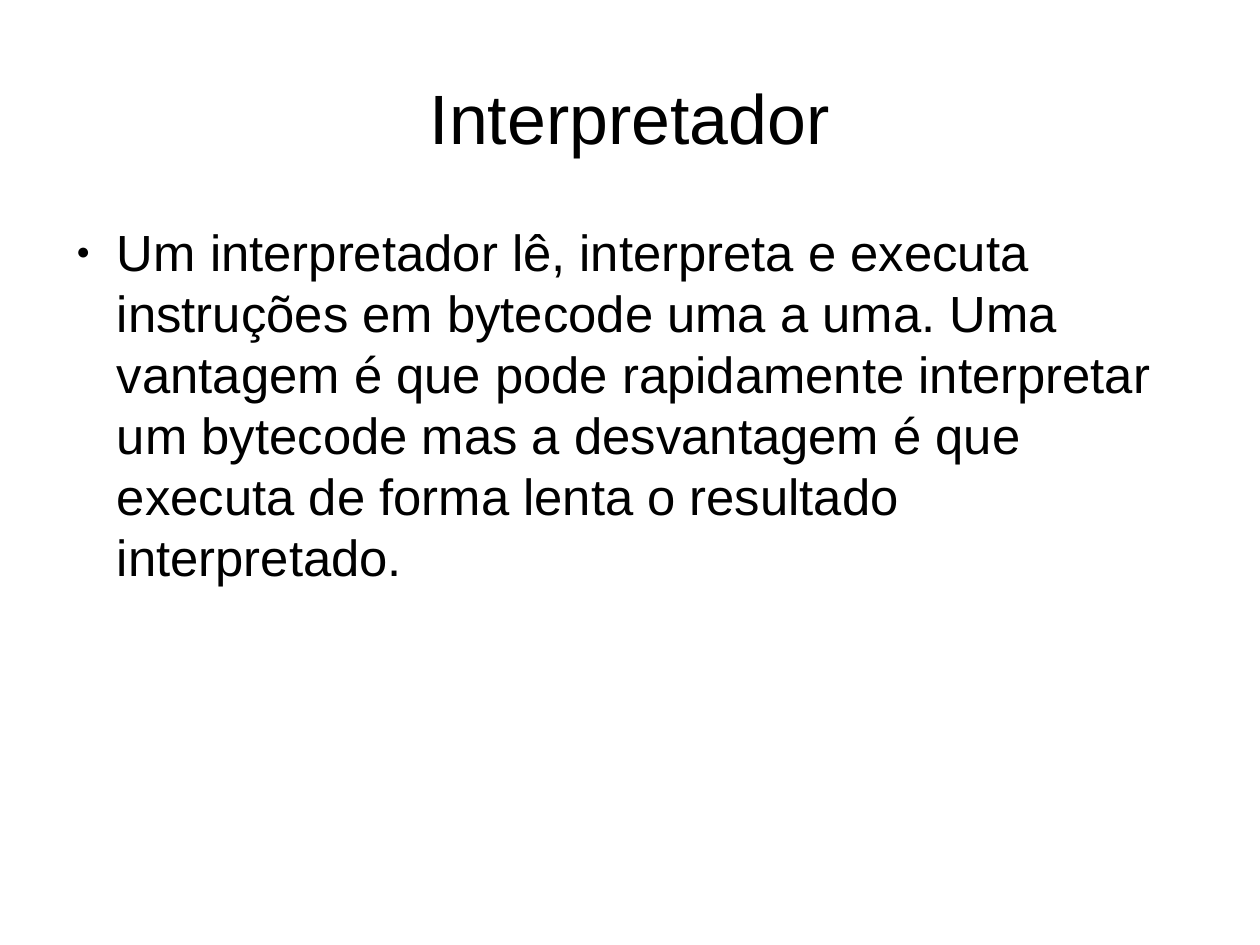
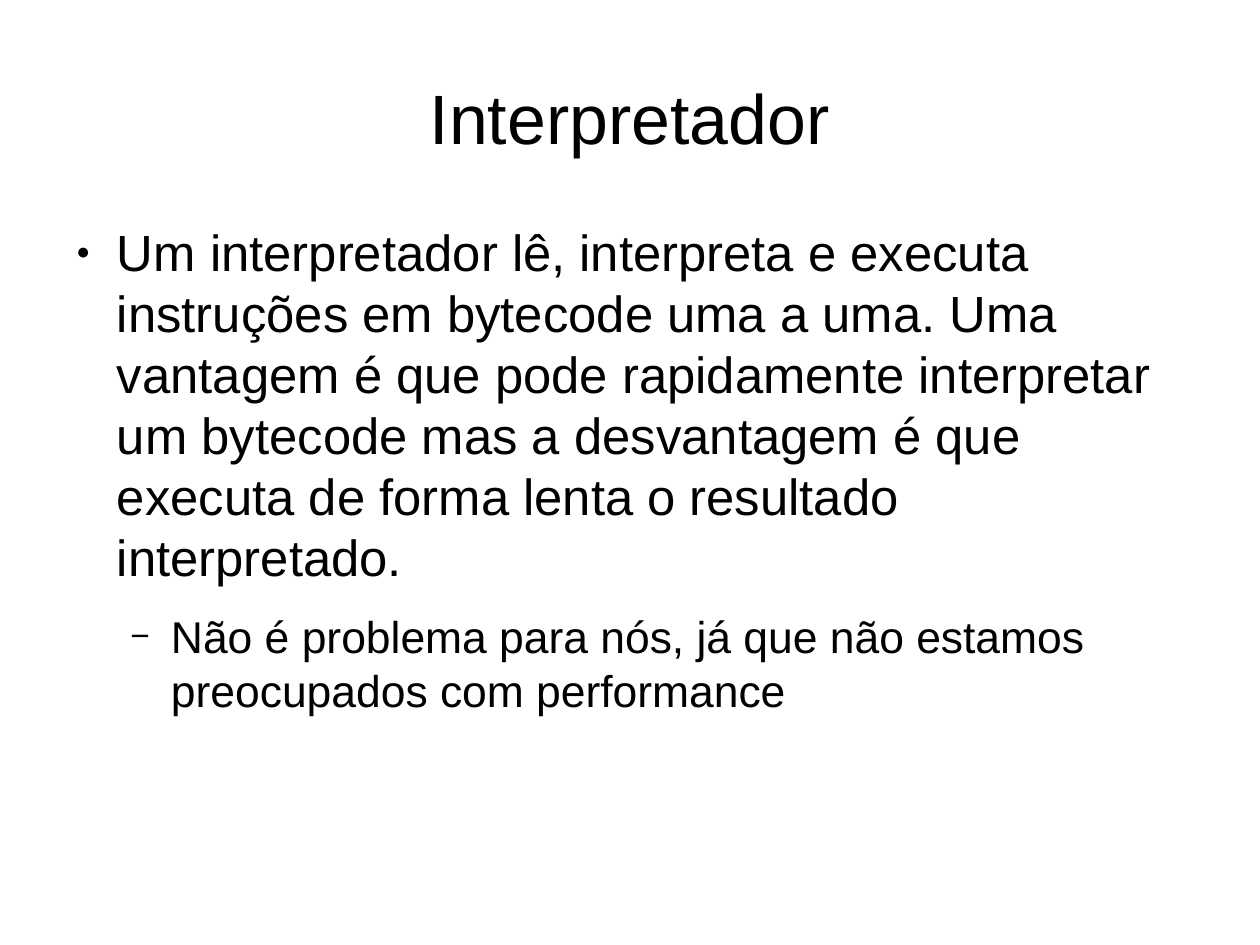
Before and after one commit to gabrielmm1234/jvm-sb, a slide deck: slide 21 of projetoLogico/apresentacao.odp. Drawn at 1260x945 pixels with LibreOffice and Linux fonts; fonts in the diff are those of the drawing. Boxes give left, top, right and bottom in pixels: in the first picture for what was removed or moved away, otherwise in the second. Text is boxed around its words. In the diff, an @@ line names an element or a change of style, - is before the commit and + after.

```diff
--- a/projetoLogico/apresentacao.odp
+++ b/projetoLogico/apresentacao.odp
@@ text at <box>171,620,1084,716</box>: paragraph added @@
+  − Não é problema para nós, já que não estamos preocupados com performance
```
Also in this commit, not shown: 4 other slides changed, 3 slides removed.
